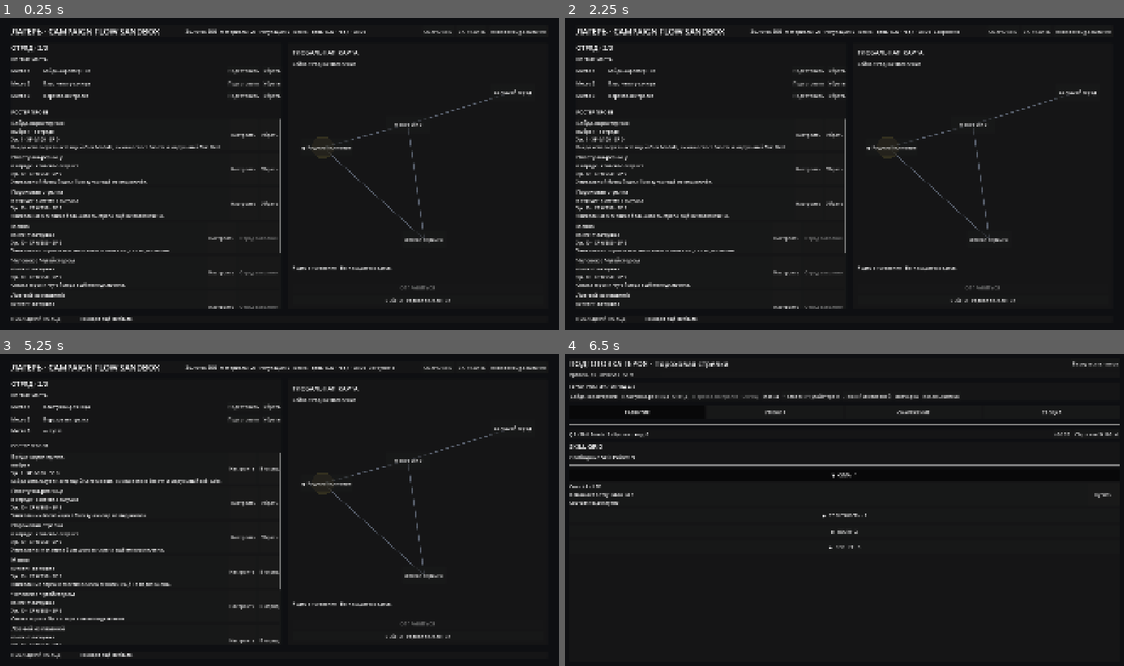
Above: before the commit, frames 1-4 (two rows, left to right).
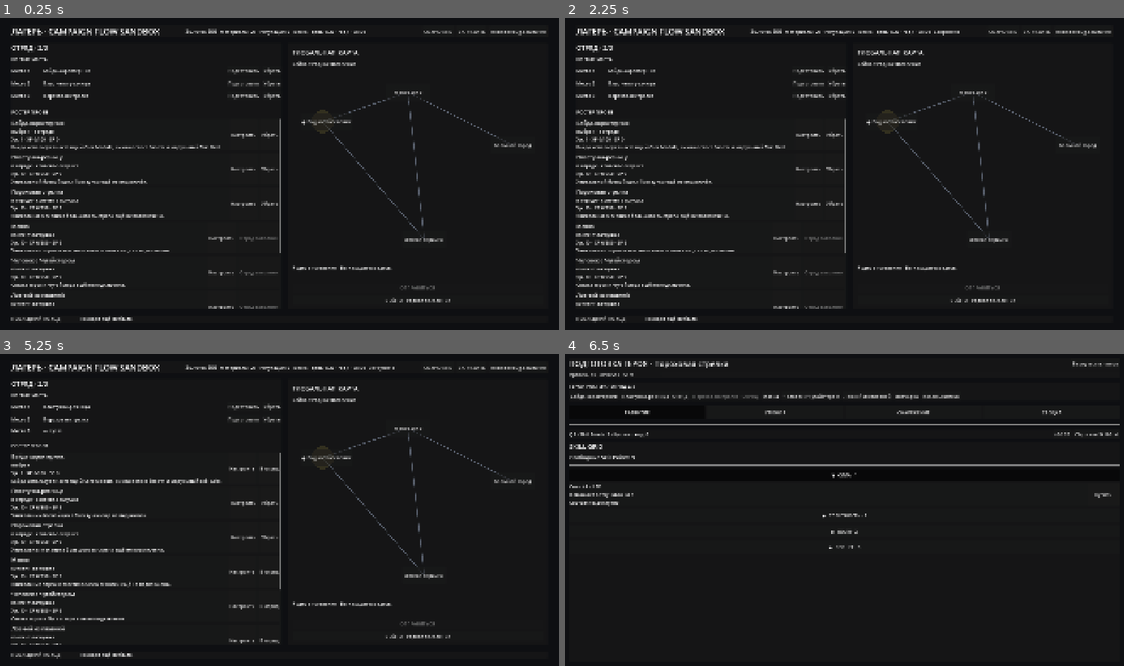
Above: after the commit, the same moments.

Repository: DanilNikolin/kleynod-steppe-frontier
Game: Godot game, scene res://scenes/campaign/campaign_sandbox.tscn
Two runs of this game, one before a commit and one after it. Both use one fixed random seed, a clock stepped at 60 frames per second and the inputs below.
Inputs:
- Up to frame 1 (0.25 s): no input
- Up to frame 2 (2.25 s): click "Новая debug-кампания" at 0.5 s; click "Новая debug-кампания" at 1.25 s; click "СОХРАНИТЬ" at 2 s
- Up to frame 3 (5.25 s): click "ЗАГРУЗИТЬ" at 2.75 s; click "Подготовить" at 3.5 s; click "Вернуться в лагерь" at 4.25 s; click "Убрать" at 5 s
- Up to frame 4 (6.5 s): click "Подготовить" at 5.75 s

The runs differ from the first frame. In frame 1, 0.9% of the frame differs, in the area x 53-96%, y 22-69%; in frame 2, 0.9%; in frame 3, 0.9%; in frame 4, nothing differs.

Commit message:
feat(world): add river transport route locking tied to settlement pier effect

Diff:
--- a/content/settlements/debug/debug_home_settlement.tres
+++ b/content/settlements/debug/debug_home_settlement.tres
@@ -11,6 +11,12 @@
 effect_id = &"blacksmith_infrastructure"
 display_name = "Кузнечная инфраструктура"
 description = "В родном поселении действует кузня. Конкретный игровой бонус этого эффекта будет определён позже."
+
+[sub_resource type="Resource" id="RiverTransportAccessEffect"]
+script = ExtResource("4_effect")
+effect_id = &"river_transport_access"
+display_name = "Доступ к речному транспорту"
+description = "Причал соединяет родное поселение с доступными речными маршрутами."
 
 [sub_resource type="Resource" id="BlacksmithUpgradeLevel2"]
 script = ExtResource("5_upgrade")
@@ -80,7 +86,12 @@
 script = ExtResource("2_building")
 building_id = &"river_pier"
 display_name = "Причал"
-description = "Речной транспорт и будущие водные маршруты."
+description = "Речной транспорт, дальние водные маршруты и будущие торговые связи."
+construction_enabled = true
+construction_gold_cost = 150
+construction_material_cost = 5
+construction_minutes = 1440
+active_effects = Array[ExtResource("4_effect")]([SubResource("RiverTransportAccessEffect")])
 max_level = 3
 
 [sub_resource type="Resource" id="WaterMill"]
--- a/content/world/debug/debug_world_map.tres
+++ b/content/world/debug/debug_world_map.tres
@@ -31,7 +31,7 @@
 display_name = "Большой город"
 description = "Крупный торговый и городской центр."
 node_type = 2
-map_position = Vector2(700, 180)
+map_position = Vector2(700, 340)
 local_location_definition = ExtResource("6_city_local")
 
 [sub_resource type="Resource" id="NodeForest"]
@@ -59,6 +59,16 @@
 travel_multiplier = 0.9
 travel_days_override = -1
 
+[sub_resource type="Resource" id="RouteHomeCityRiver"]
+script = ExtResource("3_route")
+route_id = &"debug_route_home_city_river"
+node_a_id = &"debug_home"
+node_b_id = &"debug_city"
+travel_mode = 1
+travel_days_override = 2
+required_home_settlement_effect_id = &"river_transport_access"
+access_requirement_text = "Речной маршрут недоступен. Постройте Причал в родном поселении."
+
 [sub_resource type="Resource" id="RouteVillageForest"]
 script = ExtResource("3_route")
 route_id = &"debug_route_village_forest"
@@ -80,4 +90,4 @@
 map_units_per_day = 120.0
 starting_node_id = &"debug_home"
 nodes = Array[ExtResource("2_node")]([SubResource("NodeHome"), SubResource("NodeVillage"), SubResource("NodeCity"), SubResource("NodeForest")])
-routes = Array[ExtResource("3_route")]([SubResource("RouteHomeVillage"), SubResource("RouteVillageCity"), SubResource("RouteVillageForest"), SubResource("RouteHomeForest")])
+routes = Array[ExtResource("3_route")]([SubResource("RouteHomeVillage"), SubResource("RouteVillageCity"), SubResource("RouteHomeCityRiver"), SubResource("RouteVillageForest"), SubResource("RouteHomeForest")])
--- a/core/campaign/runtime/campaign_runtime.gd
+++ b/core/campaign/runtime/campaign_runtime.gd
@@ -35,6 +35,10 @@
 
 var travel_service := (
 	CampaignTravelService.new()
+)
+
+var world_route_access_service := (
+	CampaignWorldRouteAccessService.new()
 )
 
 var calendar_rules := (
@@ -1173,15 +1177,24 @@
 	if world_map == null:
 		return result
 
-	var connected_ids := (
-		world_map.get_connected_node_ids(
+	for route in world_map.routes:
+		if route == null:
+			continue
+
+		var other_node_id := route.get_other_node_id(
 			campaign_state.current_world_node_id
 		)
-	)
-
-	for node_id in connected_ids:
+
+		if other_node_id == &"":
+			continue
+
+		if not is_world_route_available(
+			route
+		):
+			continue
+
 		var node := world_map.get_node(
-			node_id
+			other_node_id
 		)
 
 		if node == null:
@@ -1192,6 +1205,19 @@
 		)
 
 	return result
+
+
+func is_world_route_available(
+	route: CampaignWorldRouteDefinition
+) -> bool:
+	return (
+		world_route_access_service
+			.is_route_available(
+				route,
+				get_home_settlement_definition(),
+				get_home_settlement_state()
+			)
+	)
 
 
 func get_travel_days_to(
@@ -1211,6 +1237,22 @@
 				.INVALID_TRAVEL_DAYS
 		)
 
+	var route := world_map.get_route_between(
+		campaign_state.current_world_node_id,
+		destination_node_id
+	)
+
+	if (
+		route == null
+		or not is_world_route_available(
+			route
+		)
+	):
+		return (
+			CampaignTravelService
+				.INVALID_TRAVEL_DAYS
+		)
+
 	return travel_service.get_travel_days(
 		world_map,
 		campaign_state.current_world_node_id,
@@ -1279,6 +1321,39 @@
 		push_warning(
 			"Unknown world destination '%s'."
 			% destination_node_id
+		)
+
+		return false
+
+	var route := world_map.get_route_between(
+		campaign_state.current_world_node_id,
+		destination_node_id
+	)
+
+	if route == null:
+		push_warning(
+			"No direct route from '%s' to '%s'."
+			% [
+				campaign_state.current_world_node_id,
+				destination_node_id,
+			]
+		)
+
+		return false
+
+	var route_access_error := (
+		world_route_access_service
+			.get_route_access_error(
+				route,
+				get_home_settlement_definition(),
+				get_home_settlement_state()
+			)
+	)
+
+	if not route_access_error.is_empty():
+		push_warning(
+			"World route is locked: %s"
+			% route_access_error
 		)
 
 		return false
--- /dev/null
+++ b/core/campaign/world/campaign_world_route_access_service.gd
@@ -0,0 +1,54 @@
+class_name CampaignWorldRouteAccessService
+extends RefCounted
+
+
+var _settlement_effect_service := (
+	CampaignSettlementEffectService.new()
+)
+
+
+func is_route_available(
+	route: CampaignWorldRouteDefinition,
+	settlement_definition: CampaignSettlementDefinition,
+	settlement_state: CampaignSettlementState
+) -> bool:
+	return get_route_access_error(
+		route,
+		settlement_definition,
+		settlement_state
+	).is_empty()
+
+
+func get_route_access_error(
+	route: CampaignWorldRouteDefinition,
+	settlement_definition: CampaignSettlementDefinition,
+	settlement_state: CampaignSettlementState
+) -> String:
+	if route == null:
+		return "World route is missing."
+
+	if route.required_home_settlement_effect_id == &"":
+		return ""
+
+	if (
+		settlement_definition == null
+		or settlement_state == null
+	):
+		return (
+			"Home settlement state is unavailable."
+		)
+
+	if _settlement_effect_service.has_active_effect(
+		settlement_definition,
+		settlement_state,
+		route.required_home_settlement_effect_id
+	):
+		return ""
+
+	if not route.access_requirement_text.strip_edges().is_empty():
+		return route.access_requirement_text
+
+	return (
+		"Route requirement is not satisfied: %s."
+		% route.required_home_settlement_effect_id
+	)
--- a/core/campaign/world/campaign_world_route_definition.gd
+++ b/core/campaign/world/campaign_world_route_definition.gd
@@ -1,6 +1,12 @@
 @tool
 class_name CampaignWorldRouteDefinition
 extends Resource
+
+
+enum TravelMode {
+	LAND,
+	RIVER,
+}
 
 
 @export_group("Identity")
@@ -21,6 +27,12 @@
 var node_b_id: StringName = &""
 
 
+@export_group("Mode")
+
+@export
+var travel_mode: TravelMode = TravelMode.LAND
+
+
 @export_group("Travel")
 
 ## Модификатор автоматически рассчитанного времени.
@@ -35,6 +47,28 @@
 ## автоматический расчёт для особого маршрута.
 @export
 var travel_days_override: int = -1
+
+
+@export_group("Access")
+
+## Если задано, маршрут существует в authored world,
+## но становится доступен только пока данный
+## HOME settlement effect активен.
+@export
+var required_home_settlement_effect_id: StringName = &""
+
+## Человекочитаемое объяснение для UI.
+@export_multiline
+var access_requirement_text: String = ""
+
+
+func get_travel_mode_display_name() -> String:
+	match travel_mode:
+		TravelMode.RIVER:
+			return "Речной путь"
+
+		_:
+			return "Сухопутный путь"
 
 
 func connects(
--- a/presentation/campaign/world_map/campaign_world_map_canvas.gd
+++ b/presentation/campaign/world_map/campaign_world_map_canvas.gd
@@ -21,6 +21,13 @@
 var _world_map: CampaignWorldMapDefinition
 var _state: CampaignState
 
+var _settlement_definition: CampaignSettlementDefinition
+var _settlement_state: CampaignSettlementState
+
+var _route_access_service := (
+	CampaignWorldRouteAccessService.new()
+)
+
 var _selected_node_id: StringName = &""
 
 var _buttons_by_node_id: Dictionary = {}
@@ -34,10 +41,20 @@
 
 func bind(
 	world_map: CampaignWorldMapDefinition,
-	state: CampaignState
+	state: CampaignState,
+	settlement_definition: CampaignSettlementDefinition,
+	settlement_state: CampaignSettlementState
 ) -> void:
 	_world_map = world_map
 	_state = state
+
+	_settlement_definition = (
+		settlement_definition
+	)
+
+	_settlement_state = (
+		settlement_state
+	)
 
 	_selected_node_id = (
 		state.current_world_node_id
@@ -69,6 +86,16 @@
 
 	for route in _world_map.routes:
 		if route == null:
+			continue
+
+		if not (
+			_route_access_service
+				.is_route_available(
+					route,
+					_settlement_definition,
+					_settlement_state
+				)
+		):
 			continue
 
 		var node_a := _world_map.get_node(
--- a/presentation/campaign/world_map/campaign_world_map_panel.gd
+++ b/presentation/campaign/world_map/campaign_world_map_panel.gd
@@ -16,10 +16,17 @@
 var _world_map: CampaignWorldMapDefinition
 var _state: CampaignState
 
+var _settlement_definition: CampaignSettlementDefinition
+var _settlement_state: CampaignSettlementState
+
 var _selected_node_id: StringName = &""
 
 var _travel_service := (
 	CampaignTravelService.new()
+)
+
+var _route_access_service := (
+	CampaignWorldRouteAccessService.new()
 )
 
 
@@ -33,10 +40,20 @@
 
 func bind(
 	world_map: CampaignWorldMapDefinition,
-	state: CampaignState
+	state: CampaignState,
+	settlement_definition: CampaignSettlementDefinition,
+	settlement_state: CampaignSettlementState
 ) -> void:
 	_world_map = world_map
 	_state = state
+
+	_settlement_definition = (
+		settlement_definition
+	)
+
+	_settlement_state = (
+		settlement_state
+	)
 
 	_selected_node_id = (
 		state.current_world_node_id
@@ -147,7 +164,9 @@
 
 	_map_canvas.bind(
 		_world_map,
-		_state
+		_state,
+		_settlement_definition,
+		_settlement_state
 	)
 
 	content.add_child(
@@ -287,6 +306,43 @@
 		_selection_label.text = (
 			"%s · Вы находитесь здесь."
 			% selected_node.display_name
+		)
+
+		_travel_button.disabled = true
+
+		return
+
+	var route := _world_map.get_route_between(
+		current_node.node_id,
+		selected_node.node_id
+	)
+
+	if route == null:
+		_selection_label.text = (
+			"%s · Прямого маршрута отсюда нет."
+			% selected_node.display_name
+		)
+
+		_travel_button.disabled = true
+
+		return
+
+	var route_access_error := (
+		_route_access_service
+			.get_route_access_error(
+				route,
+				_settlement_definition,
+				_settlement_state
+			)
+	)
+
+	if not route_access_error.is_empty():
+		_selection_label.text = (
+			"%s · %s"
+			% [
+				selected_node.display_name,
+				route_access_error,
+			]
 		)
 
 		_travel_button.disabled = true
@@ -316,9 +372,10 @@
 		return
 
 	_selection_label.text = (
-		"%s · Путь: %d дн."
+		"%s · %s: %d дн."
 		% [
 			selected_node.display_name,
+			route.get_travel_mode_display_name(),
 			travel_days,
 		]
 	)
--- a/scenes/campaign/campaign_sandbox.gd
+++ b/scenes/campaign/campaign_sandbox.gd
@@ -329,7 +329,9 @@
 
 	panel.bind(
 		CampaignRuntime.get_world_map_definition(),
-		CampaignRuntime.get_campaign_state()
+		CampaignRuntime.get_campaign_state(),
+		CampaignRuntime.get_home_settlement_definition(),
+		CampaignRuntime.get_home_settlement_state()
 	)
 
 	return panel
Not shown: 1 places in content/world/debug/debug_world_map.tres that only renumber resources
Not shown, added: core/campaign/world/campaign_world_route_access_service.gd.uid
